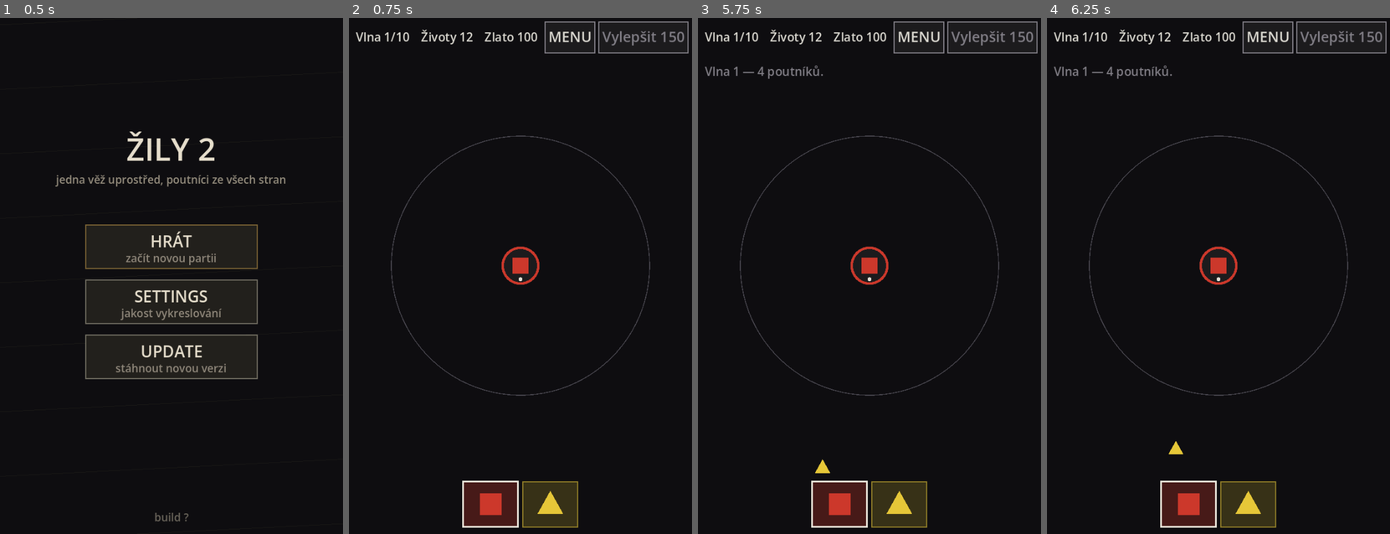
Above: before the commit, frames 1-4 (left to right).
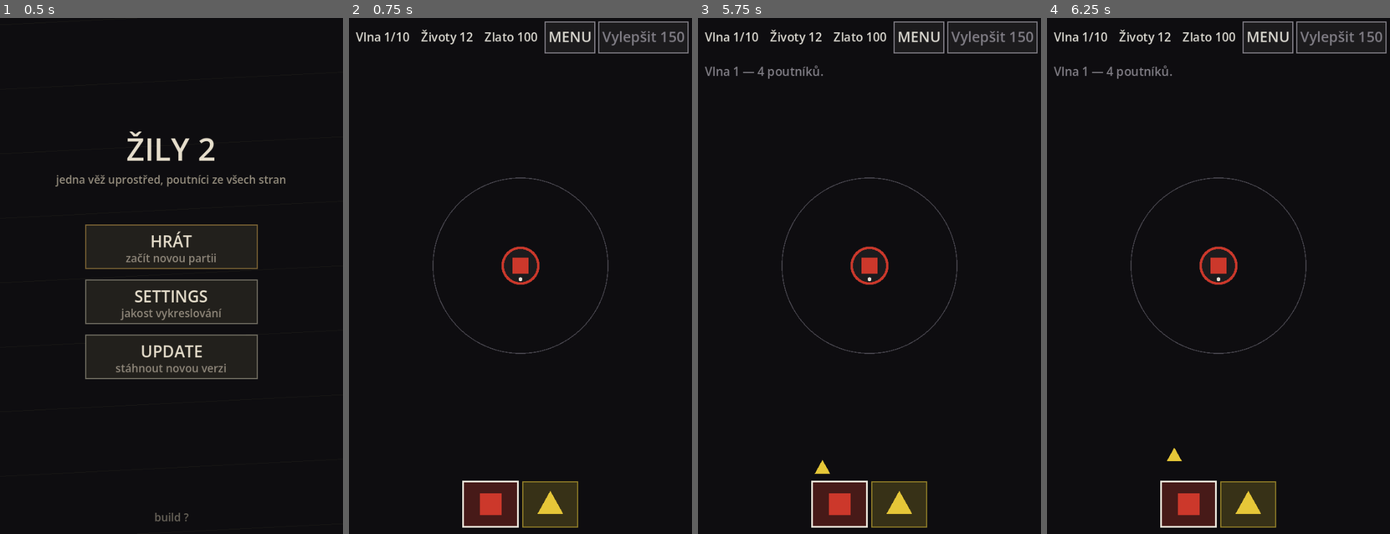
Above: after the commit, the same moments.

Repository: jankoznar94/dark-story
Game: Godot game, scene res://main.tscn
Same seed, same stepped clock (60 frames per second), same inputs: the game is played once before the commit and once after it.
Inputs (mouse positions are in pixels of both pictures, inside the frame that each line leads up to):
- Up to frame 1 (0.5 s): no input
- Up to frame 2 (0.75 s): tap Enter at 0.5 s; move the mouse to (595, 250) at 0.52 s; click (595, 250) at 0.67 s
- Up to frame 3 (5.75 s): tap Space at 1.25, 2.75, 4.25 s; move the mouse to (800, 301) at 1.27 s; click (800, 301) at 1.42 s; tap Enter at 2, 3.5 s; move the mouse to (903, 162) at 2.02 s; click (903, 162) at 2.17 s; move the mouse to (852, 379) at 2.77 s; click (852, 379) at 2.92 s; move the mouse to (972, 353) at 3.52 s; click (972, 353) at 3.67 s; move the mouse to (766, 198) at 4.27 s; click (766, 198) at 4.42 s; move the mouse to (886, 276) at 5.02 s; click (886, 276) at 5.17 s
- Up to frame 4 (6.25 s): move the mouse to (1167, 147) at 5.77 s; click (1167, 147) at 5.92 s

Frame 1 is identical in both runs. In frame 2, 0.8% of the frame differs, in the area x 12-88%, y 22-74%; in frame 3, 0.8%; in frame 4, 0.9%, in the area x 12-88%, y 22-86%.

Commit message:
Zily 2: pomalejsi strela v barve veze, pomalejsi poutnici, mensi zakladni dostrel
Jan: "1. Rychlost projektilu musíme snížit. A dáme mu barvu podle toho na jakou
barvu je [věž] přepnutá. 2. Rychlost všech nepřátel se musí snížit, aby to
vzbudilo dojem ještě větší vzdálenosti. 3. Rozsah zjišťování nepřátel nesmí mít
hned na začátku poloměr jak celá šířka displeje. Musí začínat na menším úseku,
aby ho bylo kam upgradovat. Teď tato oblast sahá až po levý a pravý bok
obrazovky."

- Strela: SHOT_SPEED_FRAC 4,2 -> 1,36 (pres zakladni dostrel leti 0,33 s misto
  0,15 s) a kresli se barvou veze (Hue.color_of(game.tower.hue)), ne BEAM.
- TRAVEL_S 8 -> 12 s: vsichni poutnici jdou pomaleji, aby byla videt
  vzdalenost, kterou maji pred sebou. Rychlost je porad odvozena z rozvrzeni.
- Tower.RANGE_FRACS [0,62; 0,74; 0,86] -> [0,42; 0,55; 0,70]: zaklad 143 px je
  51 px od boku displeje (0,62 = 212 px sahalo presne na boky a upgrade nemel
  kam jit). Cas v ohne pri 12 s: 4,6 / 6,2 / 8,1 s.
- Testy: test_layout hlida tvar zakladniho dostrelu (nesmi dosahnout na bok,
  upgrade musi pridat aspon 1,5x, maximum nesmi pokryt celou plochu) - proti
  starym hodnotam pada; test_core ma hru na rozvrzeni telefonu (`_phone()`),
  protoze pri dostrelu 0,42 je poutnik na 0,5 polomeru uz mimo dostrel.
  Merene: core 245 kontrol, layout 777, menu 61, vse zelene.
- Sim (hloupy hrac): prohra na 9. vlne s 0 zivoty (driv 10.) - napeti zustava.

Diff:
--- a/scripts/game.gd
+++ b/scripts/game.gd
@@ -10,7 +10,7 @@
 #   * vez vidi jen svoji barvu (na ostatni dava nulu a nestrili na ne),
 #   * svazek drzi jeden cil, dokud neumre,
 #   * poutnici vstupuji na okraji plochy NASLEPO a jdou rovne k vezi,
-#   * cesta od okraje k vezi trva 8 s (u zakladni barvy),
+#   * cesta od okraje k vezi trva TRAVEL_S (12 s, u zakladni barvy),
 #   * PAPRSEK JE JEN ZAMEROVANI (ukazuje, na koho vez miri) - poskozeni
 #     neubira on, ale DOPAD strely: od veze leti velmi rychla tecka a teprve
 #     jeji dopad ubere zivoty,
@@ -19,7 +19,12 @@
 #   * kazda barva ma sve chovani (rozpad, regenerace, mizeni, zmena barvy),
 #   * barvy pribyvaji s obtiznosti (odemykaji se vlnami, dokud nejsou levely).
 
-const TRAVEL_S := 8.0
+# CESTA OD OKRAJE K VEZI. Je to CAS, ne rychlost v pixelech: na kazdem displeji
+# ma poutnik na cestu stejne dlouho, takze "jde pomalu" je vlastnost hry, ne
+# rozliseni. Jan (Oct 2026): "Rychlost všech nepřátel se musí snížit, aby to
+# vzbudilo dojem ještě větší vzdálenosti" - 8 s -> 12 s. S pomalejsim poutnikem
+# se dostrel muze vratit na mensi usek a okno na reakci zustava (~4,5 s).
+const TRAVEL_S := 12.0
 const BASE_HP := 34.0
 const HP_GROWTH := 0.13
 const START_GOLD := 100
@@ -37,11 +42,13 @@
 const SPAWN_GAP_MIN := 1.2
 const SPAWN_GAP_PER_WAVE := 0.13
 
-# STRELA JE VELMI RYCHLA TECKA. Rychlost je podil POLOMERU PLOCHY, ne pevne
-# pixely za sekundu - pres zakladni dostrel (0,62 polomeru) ma let trvat stejne
-# dlouho na telefonu i na velkem displeji (0,15 s), takze proud tecek vypada
-# vsude stejne. Stejna logika jako "cesta od okraje k vezi trva 8 s".
-const SHOT_SPEED_FRAC := 4.2
+# STRELA JE TECKA, KTERA MA BYT VIDET. Rychlost je podil POLOMERU PLOCHY, ne
+# pevne pixely za sekundu: pres ZAKLADNI DOSTREL (Tower.RANGE_FRACS[0] = 0,42
+# polomeru) leti tecka vzdy ~0,33 s, na telefonu i na velkem displeji. Jan
+# (Oct 2026): "Rychlost projektilu musíme snížit" - bylo to 0,15 s a byl to
+# jen blik; 0,33 s uz je videt jako letici tecka a pri kadenci 3 ran/s je
+# v paprsku videt skoro porad.
+const SHOT_SPEED_FRAC := 1.36
 # POLOMER TECKY. Mala - je to tecka, ne koule; v paprsku jich ma byt videt vic.
 const SHOT_R_FRAC := 0.022
 
--- a/scripts/game_view.gd
+++ b/scripts/game_view.gd
@@ -274,7 +274,10 @@
 	# a jak je rychla (vic tecek v paprsku = vyssi stupen).
 	for s in game.shots:
 		var sp: Vector2 = s["pos"]
-		draw_circle(sp, game.shot_r(), BEAM)
+		# TECKA MA BARVU VEZE, ktera ji vystrelila (Jan: "dáme mu barvu podle
+		# toho na jakou barvu je [věž] přepnutá") - hrac tak vidi, ktera barva
+		# prave strili, i kdyz v paprsku je vic tecek.
+		draw_circle(sp, game.shot_r(), Hue.color_of(game.tower.hue))
 	for p in game.pilgrims:
 		_draw_pilgrim(p)
 	_draw_tower()
--- a/scripts/tower.gd
+++ b/scripts/tower.gd
@@ -21,13 +21,21 @@
 # o kazde rane; upgrade dostrel zvetsi, ale nikdy ne na "vidim celou plochu" -
 # pak by blizkost prestala hrat roli.
 #
-# DOSTREL JE MEZI KRUHEM DOSTRELU A SPAWNOVACIM KRUHEM (Jan, Oct 2026): "kruh,
-# který určuje vzdálenost zjišťování nepřátel je tak malý, že hráč nemá moc času
-# reagovat. Zjišťování by mělo být někde mezi těmito dvěma kruhy." Zaklad byl
-# 0,40 polomeru plochy, coz dava jen ~2,5 s v ohne - hrac nestihne zareagovat.
-# 0,62 dava ~4,7 s (meri to `test_core._test_reaction_window`) a upgrade
-# k tomu prida. Strop zustava pod 0,9, aby dostrel nikdy neobsahl celou plochu.
-const RANGE_FRACS := [0.62, 0.74, 0.86]
+# DOSTREL JE MEZI SPAWNOVACIM KRUHEM A VEZI (Jan, Oct 2026): "kruh, který
+# určuje vzdálenost zjišťování nepřátel je tak malý, že hráč nemá moc času
+# reagovat. Zjišťování by mělo být někde mezi těmito dvěma kruhy."
+#
+# ZAKLAD MUSI BYT MALY, ABY BYLO KAM UPGRADOVAT (Jan, Oct 2026): "Rozsah
+# zjišťování nepřátel nesmí mít hned na začátku poloměr jak celá šířka displeje.
+# Musí začínat na menším úseku, aby ho bylo kam upgradovat." Na 390x844 je
+# polovina šířky displeje 0,57 polomeru plochy, takze 0,62 sahalo presne na boky
+# a prvni stupen vypadal jako "cele vidim" - zaklad je proto 0,42 (143 px,
+# 51 px od kazdeho boku) a upgrade prida na 0,55 a 0,70.
+#
+# CAS V OHNI pri TRAVEL_S = 12 s: 4,6 / 6,2 / 8,1 s (driv 2,5 s, coz bylo malo).
+# Meri to `test_core._test_reaction_window` a tvar prvniho kruhu hlida
+# `test_layout` (nesmi dosahnout na bok displeje).
+const RANGE_FRACS := [0.42, 0.55, 0.70]
 
 # RYCHLOST STRELBY JE UPGRADE, KTERY JE VIDET (Jan, Oct 2026): "mám tu možnost
 # pracovat s rychlostí střelby, což je velmi uspokojivý upgrade." Poskozeni
--- a/tools/test_core.gd
+++ b/tools/test_core.gd
@@ -20,7 +20,7 @@
 func _init() -> void:
 	_run("hra se postavi", _test_setup)
 	_run("poutnik vstoupi na okraji plochy", _test_spawn_on_edge)
-	_run("cesta od okraje k vezi trva 8 s", _test_travel_time)
+	_run("cesta od okraje k vezi trva TRAVEL_S", _test_travel_time)
 	_run("vez vidi jen svou barvu", _test_sees_only_own_colour)
 	_run("svazek drzi jeden cil, dokud neumre", _test_lock_until_death)
 	_run("dosah: za kruhem se nic nedeje", _test_range)
@@ -83,6 +83,17 @@
 	return p
 
 
+# HRA NA ROZVRZENI TELEFONU (390x844). Cisla z jednotkoveho rozvrzeni testu
+# (unit = field) by o realne hre nerikala nic - a hlavne: zakladni dostrel je
+# ted 0,42 polomeru, takze poutnik na 0,5 polomeru je MIMO dostrel.
+func _phone() -> Game:
+	var l := ScreenLayout.new()
+	l.update(Vector2(390.0, 844.0))
+	var g := Game.new()
+	g.set_field(l.field_r, l.unit_r, l.center)
+	return g
+
+
 # KROKOVANI HRY MALYM KROKEM. Poskozeni dava DOPAD strely, takze se neda
 # "posvitit paprskem" - hra se musi opravdu odsimulovat. Krok je maly schvalne:
 # s velkym dt by strela preskocila cely dostrel v jednom snimku a meril by se
@@ -148,8 +159,8 @@
 	var g: Game = _fresh()
 	_quiet(g)
 	g.tower.set_hue(Hue.RED)
-	var own: Pilgrim = _place(g, Hue.RED, 0.50)
-	var other: Pilgrim = _place(g, Hue.YELLOW, 0.50, PI)
+	var own: Pilgrim = _place(g, Hue.RED, 0.30)
+	var other: Pilgrim = _place(g, Hue.YELLOW, 0.30, PI)
 	var own0: float = own.hp
 	var other0: float = other.hp
 	_tick(g, 1.0)
@@ -162,8 +173,8 @@
 	var g: Game = _fresh()
 	_quiet(g)
 	g.tower.set_hue(Hue.RED)
-	var near: Pilgrim = _place(g, Hue.RED, 0.50)
-	var far: Pilgrim = _place(g, Hue.RED, 0.58, PI)
+	var near: Pilgrim = _place(g, Hue.RED, 0.30)
+	var far: Pilgrim = _place(g, Hue.RED, 0.38, PI)
 	near.hp = 30.0
 	near.max_hp = 30.0
 	far.hp = 400.0
@@ -199,23 +210,28 @@
 # ze poskozeni neprijde driv, nez strela doleti, a ze ubere PRAVE poskozeni
 # jedne rany (ne prusvitovy "kazdy snimek" jako driv).
 func _test_shots_hit_on_impact() -> void:
-	var g: Game = _fresh()
-	_quiet(g)
-	g.tower.set_hue(Hue.RED)
-	var p: Pilgrim = _place(g, Hue.RED, 0.50)
+	var g: Game = _phone()
+	_quiet(g)
+	g.tower.set_hue(Hue.RED)
+	var p: Pilgrim = _place(g, Hue.RED, 0.40)
 	p.hp = 1000.0
 	p.max_hp = 1000.0
 	var hp0: float = p.hp
+	# OCekavany let: vzdalenost od okraje veze delena rychlosti strely. Test se
+	# tak nerozejde s cisly, kdyz se zmeni rozvrzeni nebo rychlost.
+	var want: float = (p.pos.distance_to(g.center) - g.tower_r) / g.shot_speed()
 	g.step(1.0 / 240.0)
 	_check(g.shots.size() >= 1, "vez pri zamereni vubec nevystrelila")
 	_check(is_equal_approx(p.hp, hp0), "poskozeni prislo driv, nez strela doletela")
 	var t: float = 0.0
-	while is_equal_approx(p.hp, hp0) and t < 1.0:
+	while is_equal_approx(p.hp, hp0) and t < 2.0:
 		g.step(1.0 / 240.0)
 		t += 1.0 / 240.0
 	_check(absf((hp0 - p.hp) - g.tower.shot_damage()) < 0.01,
 		"dopad strely neubral prave poskozeni jedne rany (ubral %.2f)" % (hp0 - p.hp))
-	_check(t >= 0.08, "strela doletela okamzite (let ma byt videt, je %.3f s)" % t)
+	_check(t >= 0.15, "strela doletela okamzite (let ma byt videt, je %.3f s)" % t)
+	_check(absf(t - want) < 0.06,
+		"let strely nesedi s rychlosti (mereno %.3f s, cekano %.3f)" % [t, want])
 	_check(g.shots.size() < g.shots_fired, "strela po dopadu zustala ve hre")
 
 
@@ -225,11 +241,11 @@
 func _test_fire_rate() -> void:
 	var prev: float = -1.0
 	for lv in range(1, Tower.MAX_LEVEL + 1):
-		var g: Game = _fresh()
+		var g: Game = _phone()
 		_quiet(g)
 		g.tower.level = lv
 		g.tower.set_hue(Hue.RED)
-		var p: Pilgrim = _place(g, Hue.RED, 0.55)
+		var p: Pilgrim = _place(g, Hue.RED, 0.30)
 		p.hp = 100000.0
 		p.max_hp = 100000.0
 		var before: int = g.shots_fired
@@ -251,8 +267,8 @@
 	var g: Game = _fresh()
 	_quiet(g)
 	g.tower.set_hue(Hue.RED)
-	var near: Pilgrim = _place(g, Hue.RED, 0.40)
-	var far: Pilgrim = _place(g, Hue.RED, 0.58, PI)
+	var near: Pilgrim = _place(g, Hue.RED, 0.25)
+	var far: Pilgrim = _place(g, Hue.RED, 0.38, PI)
 	near.hp = 5.0
 	near.max_hp = 5.0
 	far.hp = 400.0
@@ -368,7 +384,7 @@
 	_quiet(g, 7)
 	g.tower.set_hue(Hue.VIOLET)
 	_check(g.palette.has(Hue.VIOLET), "v sedme vlne neni fialova v palete")
-	var p: Pilgrim = _place(g, Hue.VIOLET, 0.50)
+	var p: Pilgrim = _place(g, Hue.VIOLET, 0.35)
 	var hp0: float = p.hp
 	# PRVNI ZASAH = DOPAD PRVNI STRELY (ne prvni snimek paprsku)
 	var t: float = 0.0
@@ -393,7 +409,7 @@
 	var g: Game = _fresh()
 	_quiet(g, 3)
 	g.tower.set_hue(Hue.BLUE)
-	var p: Pilgrim = _place(g, Hue.BLUE, 0.50)
+	var p: Pilgrim = _place(g, Hue.BLUE, 0.30)
 	p.hp = 8.0
 	p.max_hp = 40.0
 	_tick(g, 0.5)
--- a/tools/test_layout.gd
+++ b/tools/test_layout.gd
@@ -151,6 +151,26 @@
 			"na 390x844 ma vez %.1f px (ma byt 22)" % l.tower_r)
 		_check(absf(l.pilgrim_r - 9.17) < 0.3,
 			"na 390x844 ma poutnik %.2f px (ma byt 9,2)" % l.pilgrim_r)
+
+	# 2c) DOSTREL PRVNIHO STUPNE SE MUSI VEJIT MEZI BOKY DISPLEJE. Jan:
+	# "Rozsah zjišťování nepřátel nesmí mít hned na začátku poloměr jak celá
+	# šířka displeje. Musí začínat na menším úseku, aby ho bylo kam upgradovat."
+	# Zaklad, ktery dosahne na boky, vypada jako "vidim celou plochu" a upgrade
+	# uz nema kam jit.
+	var g1 := Game.new()
+	g1.set_field(l.field_r, l.unit_r, l.center)
+	var r1: float = g1.tower.range_px(l.field_r)
+	_check(l.center.x - r1 >= 8.0 and l.center.x + r1 <= v.x - 8.0,
+		"%s: zakladni dostrel (%0.0f px) dosahuje na bok displeje - neni kam upgradovat"
+		% [tag, r1])
+	_check(r1 > l.tower_r * 2.0,
+		"%s: zakladni dostrel je skoro u veze (%.0f px)" % [tag, r1])
+	g1.tower.level = Tower.MAX_LEVEL
+	var rmax: float = g1.tower.range_px(l.field_r)
+	_check(rmax >= r1 * 1.5,
+		"%s: upgrade prida jen kousek dostrelu (%.0f -> %.0f px)" % [tag, r1, rmax])
+	_check(rmax < l.field_r * 0.95,
+		"%s: dostrel na maximu pokryva celou plochu (%.0f z %.0f px)" % [tag, rmax, l.field_r])
 
 	# 3) TLACITKO VYLEPSENI SE VEJDE DO PRUHU
 	_check(l.up_rect.position.x >= 0.0 and l.up_rect.end.x <= v.x + 0.5,
Not shown, changed: README.md
